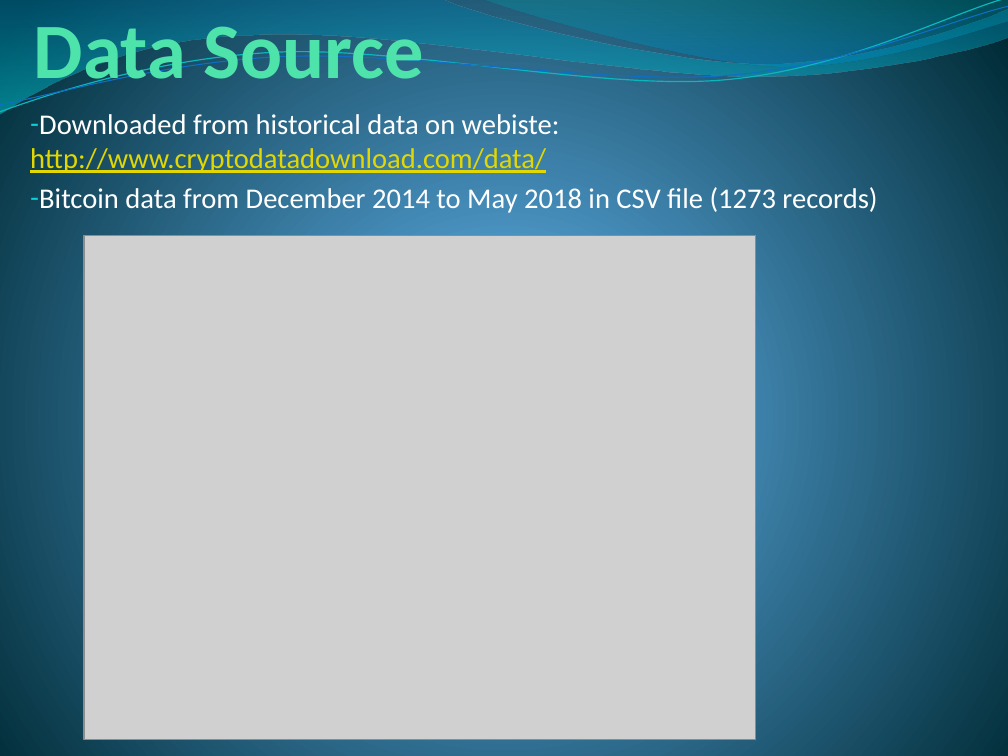
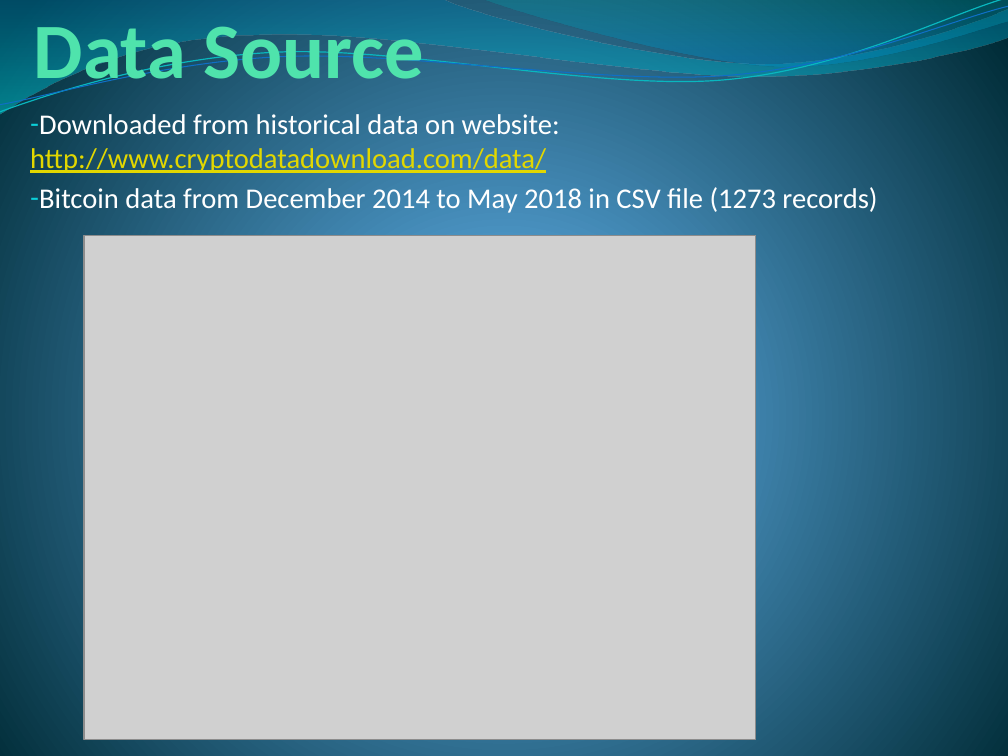
Before and after one commit to Toma1997/AI-Agent-for-Stock-Market, a slide deck: slide 4 of Prediction of Stock Market Prices.pptx. Drawn at 1008x756 pixels with LibreOffice and Linux fonts; fonts in the diff are those of the drawing; grey boxes stand for pictures. Boxes give left, top, right and bottom in pixels: in the first picture for what was removed or moved away, otherwise in the second. Text is boxed around its words. In the diff, an @@ line names an element or a change of style, - is before the commit and + after.

```diff
--- a/Prediction of Stock Market Prices.pptx
+++ b/Prediction of Stock Market Prices.pptx
@@ text at <box>30,114,560,175</box>: text changed @@
-– Downloaded from historical data on webiste: http://www.cryptodatadownload.com/data/
+– Downloaded from historical data on website: http://www.cryptodatadownload.com/data/
```
Also in this commit, not shown: 1 other slide changed, 3 slides added, 1 other file.
